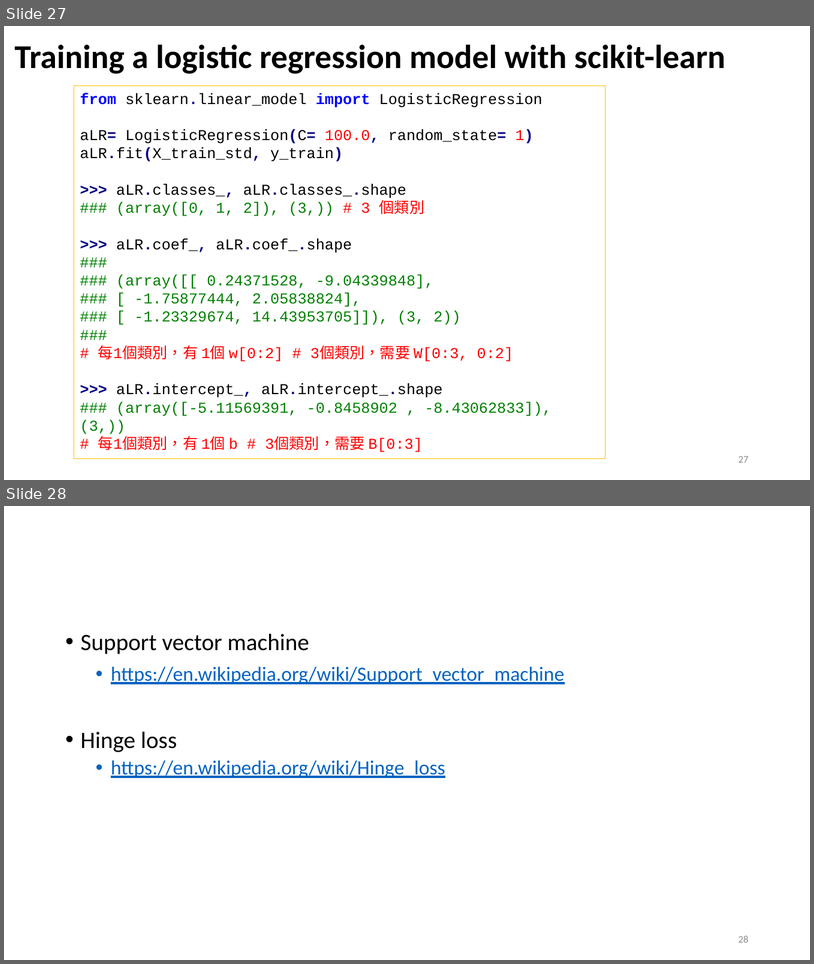
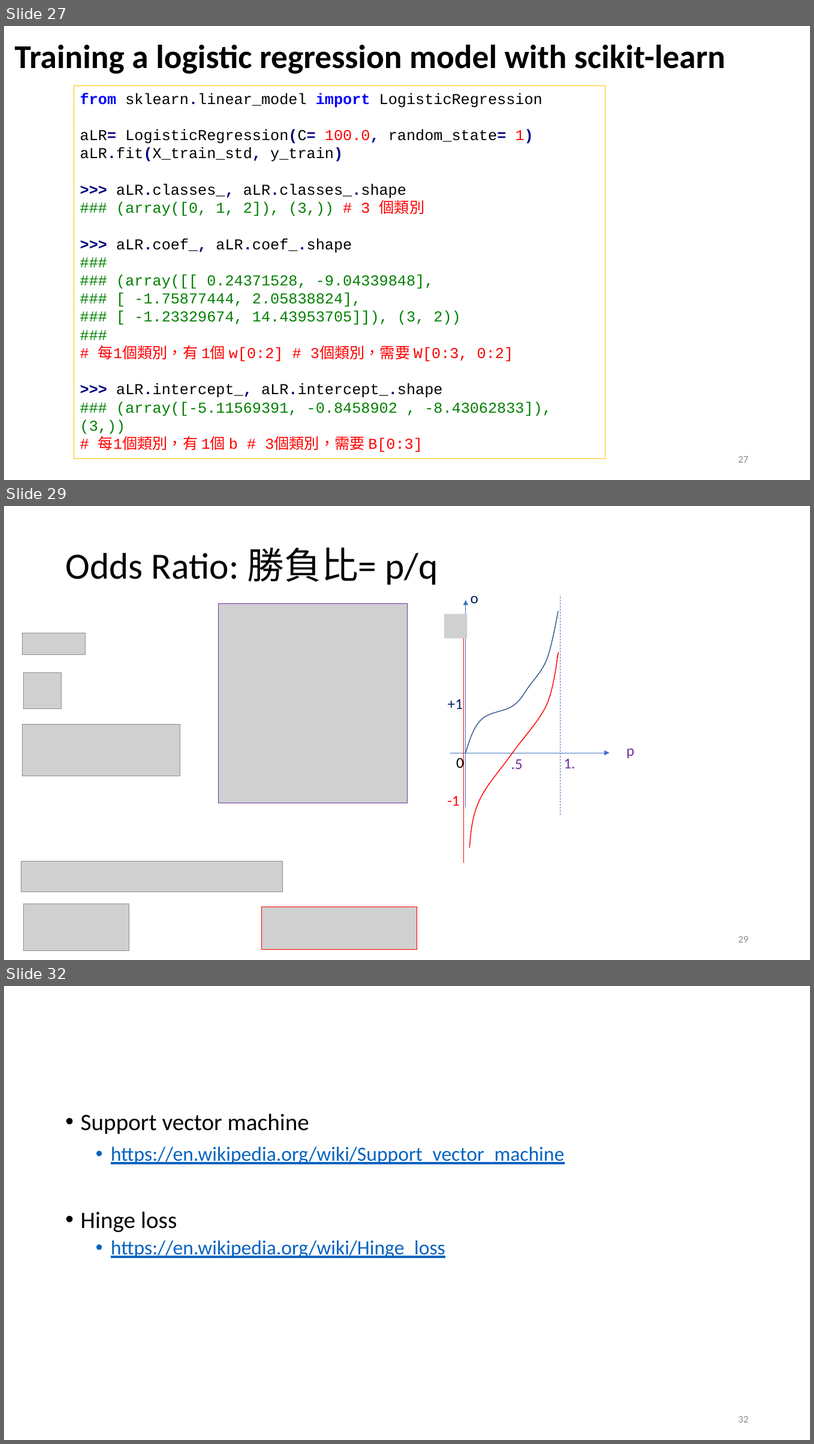
Before and after one commit to renyuanL/_ryTeach2018, a slide deck: _Notes/03_Ch03.pptx. Shown one above the other, each under a label of ours: slides 27 and 28 before the commit, slides 27, 29 and 32 after it; the slides between them are not shown. The pictures are 814x964 and 814x1444 pixels, drawn with LibreOffice and Linux fonts; fonts in the diff are those of the drawing; grey boxes stand for pictures. Boxes give left, top, right and bottom in pixels: in the first picture for what was removed or moved away, otherwise in the second. Text is boxed around its words. In the diff, an @@ line names an element or a change of style, - is before the commit and + after.

```diff
--- a/_Notes/03_Ch03.pptx
+++ b/_Notes/03_Ch03.pptx
@@ slide 29 added at [4, 506, 810, 960], background #FFFFFF @@
@@ title added at [65, 547, 438, 585], 44 pt, text #000000 @@
+Odds Ratio: 勝負比= p/q
@@ picture added at [219, 603, 408, 803] @@
@@ picture added at [22, 633, 85, 654] @@
@@ picture added at [23, 673, 61, 709] @@
@@ picture added at [22, 724, 179, 776] @@
@@ group added at [444, 595, 635, 863]: 7 texts, 3 arrows, 2 freeform shapes, 1 line, 1 picture @@
+p
+o
+0
+1.
++1
+.5
+-1
@@ picture added at [21, 861, 282, 891] @@
@@ picture added at [23, 903, 129, 951] @@
@@ picture added at [262, 906, 417, 949] @@
@@ page number added at [738, 936, 749, 942], 12 pt, text #8C8C8C @@
+29
@@ what was slide 28 is now slide 32 @@
@@ page number at [738, 1416, 749, 1422]: text changed @@
-28
+32
```
Also in this commit, not shown: 3 other slides added, 5 other files.
